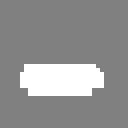
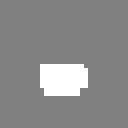
Revision of a layered w=128, h=128 image; what changed, layer by layer:
added layer "Layer 3" above "Layer 5" over [40, 64, 88, 96]
renamed "Layer 2" to "Layer 4", hid it, painted on it over [20, 64, 104, 96]
